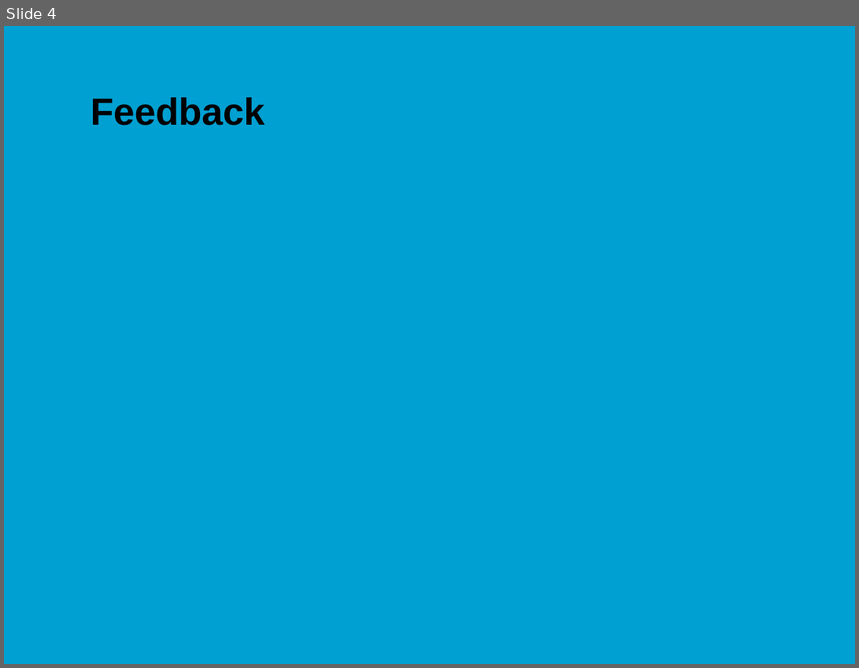
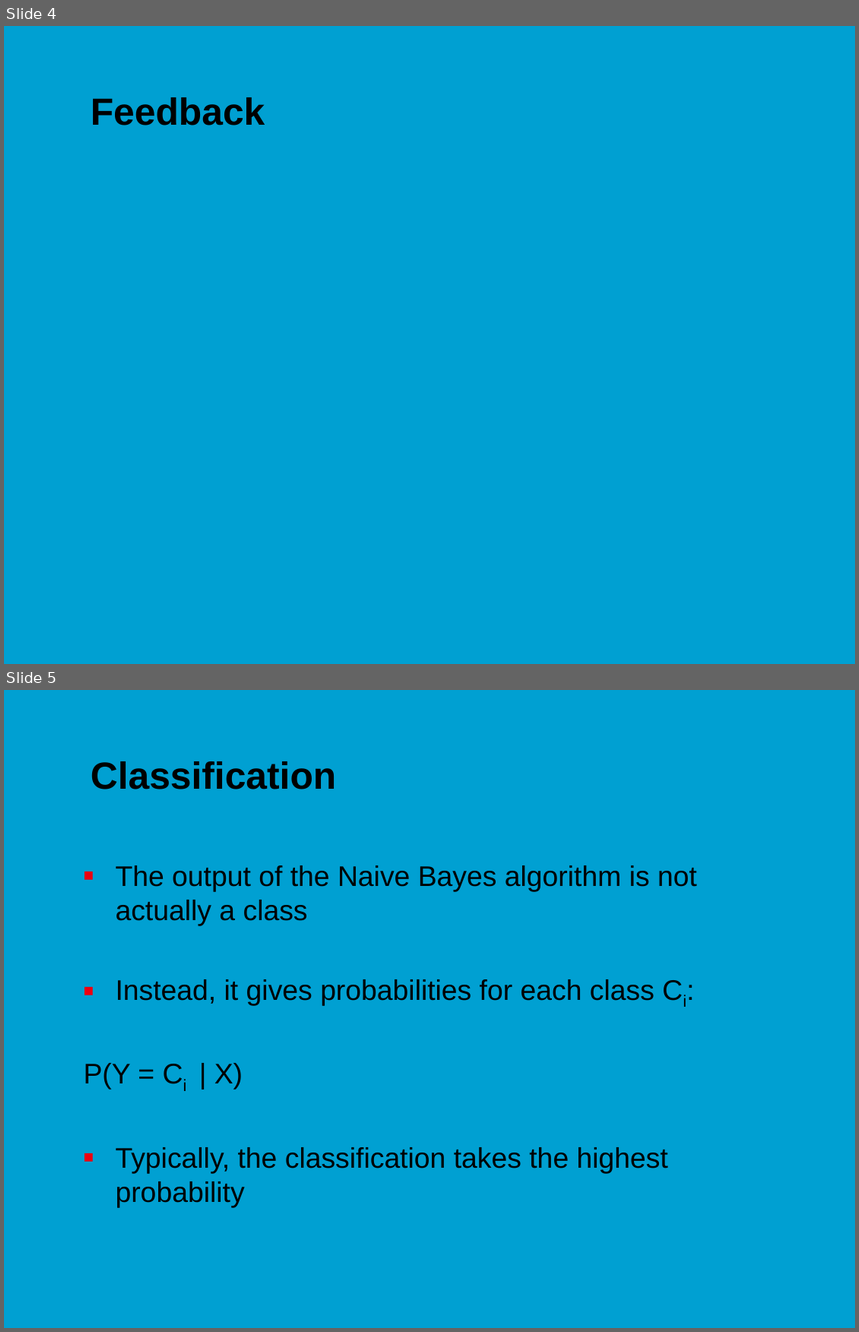
Before and after one commit to jonasmoons/data-driven-learning, a slide deck: slides/ddl-w8l2.pptx. Shown one above the other, each under a label of ours: slide 4 before the commit, slides 4 and 5 after it. The pictures are 859x668 and 859x1332 pixels, drawn with LibreOffice and Linux fonts; fonts in the diff are those of the drawing; background and template pictures are left out. Boxes give left, top, right and bottom in pixels: in the first picture for what was removed or moved away, otherwise in the second. Text is boxed around its words. In the diff, an @@ line names an element or a change of style, - is before the commit and + after.

```diff
--- a/slides/ddl-w8l2.pptx
+++ b/slides/ddl-w8l2.pptx
@@ slide 5 added at bbox=[4, 690, 855, 1328], background picture (left out) @@
@@ title added at bbox=[91, 761, 336, 790], 32 pt, text #000000, bold @@
+Classification
@@ text added at bbox=[84, 866, 697, 1208], 24 pt, text #000000 @@
+■ The output of the Naive Bayes algorithm is not actually a class
+■ Instead, it gives probabilities for each class Ci:
+P(Y = Ci | X)
+■ Typically, the classification takes the highest probability
```
Also in this commit, not shown: 2 slides changed, 1 other slide added, 1 slide removed, 5 other files.
